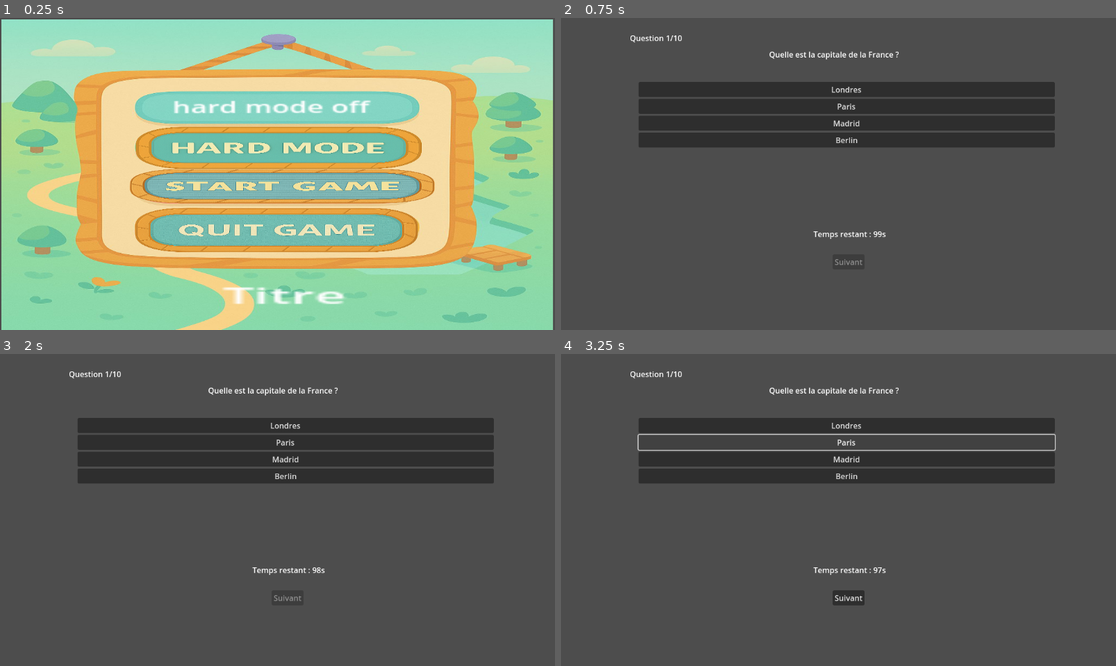
Above: before the commit, frames 1-4 (two rows, left to right).
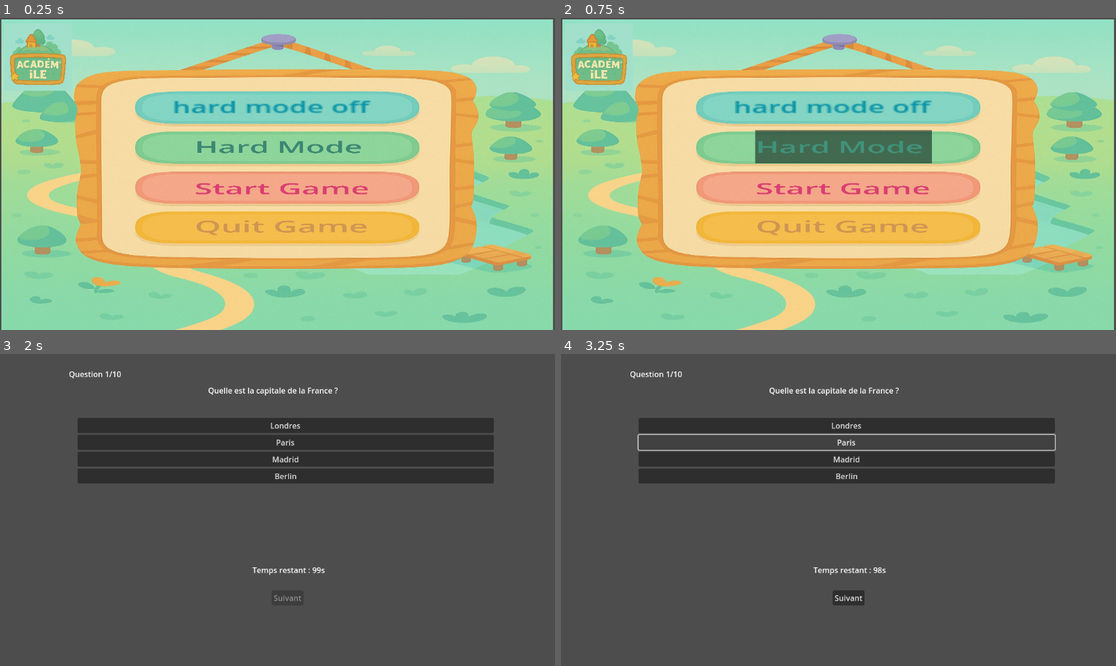
Above: after the commit, the same moments.

Repository: mae63/PPE_GAME
Game: Godot game, scene res://scenes/menu_principal.tscn
The game is run twice, just before and just after one commit, with the same random seed, the same clock (stepped at 60 frames per second) and the same inputs. This scene is started directly instead of the project's main scene.
Inputs (mouse positions are in pixels of both pictures, inside the frame that each line leads up to; where the layout moved, square brackets give the same spot in the first picture):
- Up to frame 1 (0.25 s): no input
- Up to frame 2 (0.75 s): click (838, 142) [838, 149] at 0.5 s
- Up to frame 3 (2 s): click (277, 525) at 1.25 s, where only the run after the commit has a clickable "Start Game"
- Up to frame 4 (3.25 s): click "Londres" at 2 s; click "Paris" at 2.75 s

The runs differ from the first frame. In frame 1, 22% of the frame differs, in the area x 1-79%, y 3-92%; in frame 2, 99%, in the area x 0-100%, y 0-100%; in frame 3, less than 0.1%; in frame 4, less than 0.1%.

Commit message:
Menu modified

Diff:
--- a/scenes/MenuPrincipal.gd
+++ b/scenes/MenuPrincipal.gd
@@ -15,7 +15,7 @@
 
 func _on_hard_mode_pressed():
 	GameManager.set_hard_mode(true)  # Activer le mode difficile
-	hard_mode_label.text = "Hard Mode On"
+	hard_mode_label.text = "Hard Mode: On"
 
 func _on_quit_pressed():
 	get_tree().quit()  # Quitter le jeu
--- a/scenes/menu_principal.tscn
+++ b/scenes/menu_principal.tscn
@@ -1,10 +1,16 @@
-[gd_scene load_steps=6 format=3 uid="uid://ctkshhrdu8htp"]
+[gd_scene load_steps=8 format=3 uid="uid://ctkshhrdu8htp"]
 
 [ext_resource type="Script" uid="uid://b857egeg6soig" path="res://scenes/MenuPrincipal.gd" id="1_6y6qh"]
 [ext_resource type="Texture2D" uid="uid://dtniwxynnepvd" path="res://src/picture/WhatsApp Image 2025-04-07 at 12.14.32.jpeg" id="2_mk4g1"]
-[ext_resource type="Texture2D" uid="uid://dcwt3c0x5fgux" path="res://src/picture/Hard Mode.png" id="3_iep14"]
-[ext_resource type="Texture2D" uid="uid://w2qy7v8iutxv" path="res://src/picture/Start Game.png" id="4_w5ui5"]
-[ext_resource type="Texture2D" uid="uid://bgjjyh0cqjypj" path="res://src/picture/Quit Game.png" id="5_qcl6i"]
+[ext_resource type="Texture2D" uid="uid://djbnpmukxryuw" path="res://src/picture/WhatsApp Image 2025-04-08 at 12.28.07.jpeg" id="6_qcl6i"]
+
+[sub_resource type="StyleBoxTexture" id="StyleBoxTexture_iep14"]
+
+[sub_resource type="StyleBoxTexture" id="StyleBoxTexture_486ty"]
+
+[sub_resource type="StyleBoxTexture" id="StyleBoxTexture_w5ui5"]
+
+[sub_resource type="StyleBoxTexture" id="StyleBoxTexture_qcl6i"]
 
 [node name="MenuPrincipal" type="Control"]
 layout_mode = 3
@@ -31,42 +37,54 @@
 expand_mode = 5
 stretch_mode = 5
 
-[node name="HardModeButton" type="TextureButton" parent="TextureRect"]
+[node name="HardModeButton" type="Button" parent="TextureRect"]
+modulate = Color(0.264967, 0.604252, 0.509705, 1)
 layout_mode = 0
-offset_left = 3.66899
-offset_top = 14.3283
-offset_right = 1539.67
-offset_bottom = 1038.32
-scale = Vector2(0.0211538, 0.020057)
-texture_normal = ExtResource("3_iep14")
+offset_left = 13.7325
+offset_top = 20.5343
+offset_right = 2840.73
+offset_bottom = 1044.53
+scale = Vector2(0.00452299, 0.00612175)
+theme_override_font_sizes/font_size = 500
+theme_override_styles/normal = SubResource("StyleBoxTexture_iep14")
+action_mode = 0
+button_mask = 0
+text = "Hard Mode "
 
-[node name="StartButton" type="TextureButton" parent="TextureRect"]
+[node name="StartButton" type="Button" parent="TextureRect"]
+modulate = Color(0.97633, 0.278009, 0.512652, 1)
 layout_mode = 1
 anchors_preset = -1
 anchor_right = 0.072
-offset_left = -790.022
-offset_top = -128.773
-offset_right = 231.102
-offset_bottom = 895.227
-scale = Vector2(0.0300145, 0.0206924)
+offset_left = -802.636
+offset_top = -122.749
+offset_right = 1925.48
+offset_bottom = 901.251
+scale = Vector2(0.00465345, 0.00586363)
 pivot_offset = Vector2(819.955, 152.723)
-texture_normal = ExtResource("4_w5ui5")
+theme_override_font_sizes/font_size = 500
+theme_override_styles/normal = SubResource("StyleBoxTexture_486ty")
+text = "Start Game"
 
-[node name="QuitButton" type="TextureButton" parent="TextureRect"]
+[node name="QuitButton" type="Button" parent="TextureRect"]
+modulate = Color(0.92549, 0.670588, 0.364706, 1)
 layout_mode = 1
 anchors_preset = -1
 anchor_left = 0.25
 anchor_top = 0.094
 anchor_right = 0.363
 anchor_bottom = 0.14
-offset_left = -5.94664
-offset_top = 23.108
-offset_right = 1525.53
-offset_bottom = 1044.35
-scale = Vector2(0.0209299, 0.0211926)
-texture_normal = ExtResource("5_qcl6i")
+offset_left = 3.83735
+offset_top = 30.409
+offset_right = 2603.32
+offset_bottom = 1051.65
+scale = Vector2(0.0048442, 0.00620509)
+theme_override_font_sizes/font_size = 500
+theme_override_styles/normal = SubResource("StyleBoxTexture_w5ui5")
+text = "Quit Game"
 
 [node name="HardModeLabel" type="Label" parent="."]
+modulate = Color(0.0363397, 0.576934, 0.647446, 1)
 layout_mode = 1
 anchors_preset = -1
 anchor_left = 12.7215
@@ -79,23 +97,18 @@
 offset_bottom = 20.1823
 rotation = -0.00184228
 scale = Vector2(3.70291, 2.09431)
+theme_override_styles/normal = SubResource("StyleBoxTexture_qcl6i")
 text = "hard mode off "
 metadata/_edit_use_anchors_ = true
 
-[node name="TitleLabel" type="Label" parent="."]
-layout_mode = 1
-anchors_preset = -1
-anchor_left = 14.3814
-anchor_top = 2.90339
-anchor_right = 17.0604
-anchor_bottom = 3.40339
-offset_left = -186.257
-offset_top = 418.864
-offset_right = -257.417
-offset_bottom = 421.864
-scale = Vector2(7.10316, 2.81237)
-text = "Titre"
-metadata/_edit_use_anchors_ = true
+[node name="logo" type="TextureRect" parent="."]
+layout_mode = 0
+offset_left = -65.0
+offset_top = 3.0
+offset_right = 959.0
+offset_bottom = 1027.0
+scale = Vector2(0.136335, 0.136886)
+texture = ExtResource("6_qcl6i")
 
 [connection signal="pressed" from="TextureRect/HardModeButton" to="." method="_on_hard_mode_pressed"]
 [connection signal="pressed" from="TextureRect/StartButton" to="." method="_on_start_pressed"]
Binary file added: src/picture/WhatsApp Image 2025-04-08 at 12.28.07.jpeg
Not shown, added: src/picture/WhatsApp Image 2025-04-08 at 12.28.07.jpeg.import
Not shown, changed: .DS_Store
Not shown, changed: src/.DS_Store
